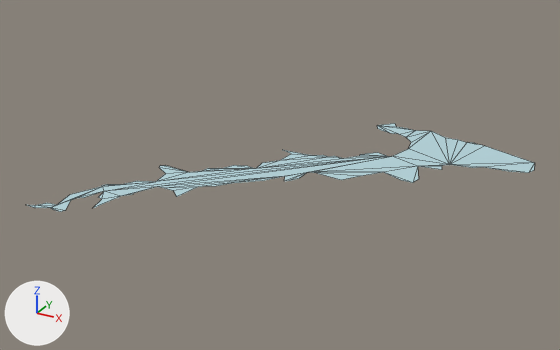
An edit to the glTF model src/assets/deepcreek3.glb, drawn before and after from the same camera.
Before and after are seen from a 50 mm lens placed at (-0.524, -1.918, 1.184), pointed at (-1.831, 0.458, -0.004). Lighting does not change. The marker at lower left points along +X, +Y and +Z. Mesh edges are drawn as thin lines. Vertices at the same position are counted once.

The first picture shows 'deepcreek'.
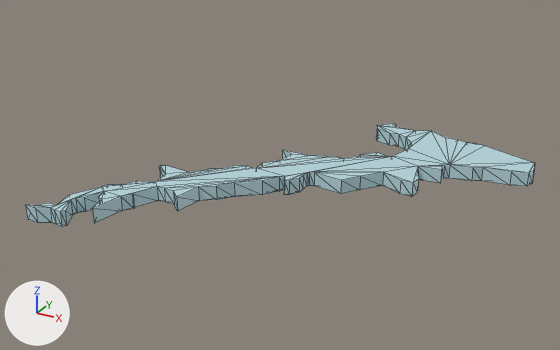
What differs and where, as boxes [x1, y1, x2, y2] in the pictures (560 x 350 px):
'deepcreek', reshaped (17% taller): before [28, 123, 535, 212]; after [26, 123, 535, 227]

The edits, one by one:
me_vert_006 is used by ob_deepcreek; location (0.0, 0.0, 0.0).
me_vert_006 had 104 vertices, 102 faces and spanned x -2.481..-0.991, y -0.207..1.202, z 0.0.
me_vert_006 now has 208 vertices, 412 faces and spans x -2.481..-0.991, y -0.207..1.202, z -0.057..0.0.
Part 1, on me_vert_006:
102 faces are deleted.
104 new vertices lie (0.0, 0.0, -0.057) away from vertices in x -2.481..-0.991, y -0.207..1.202, z 0.0.
412 new faces join them.
